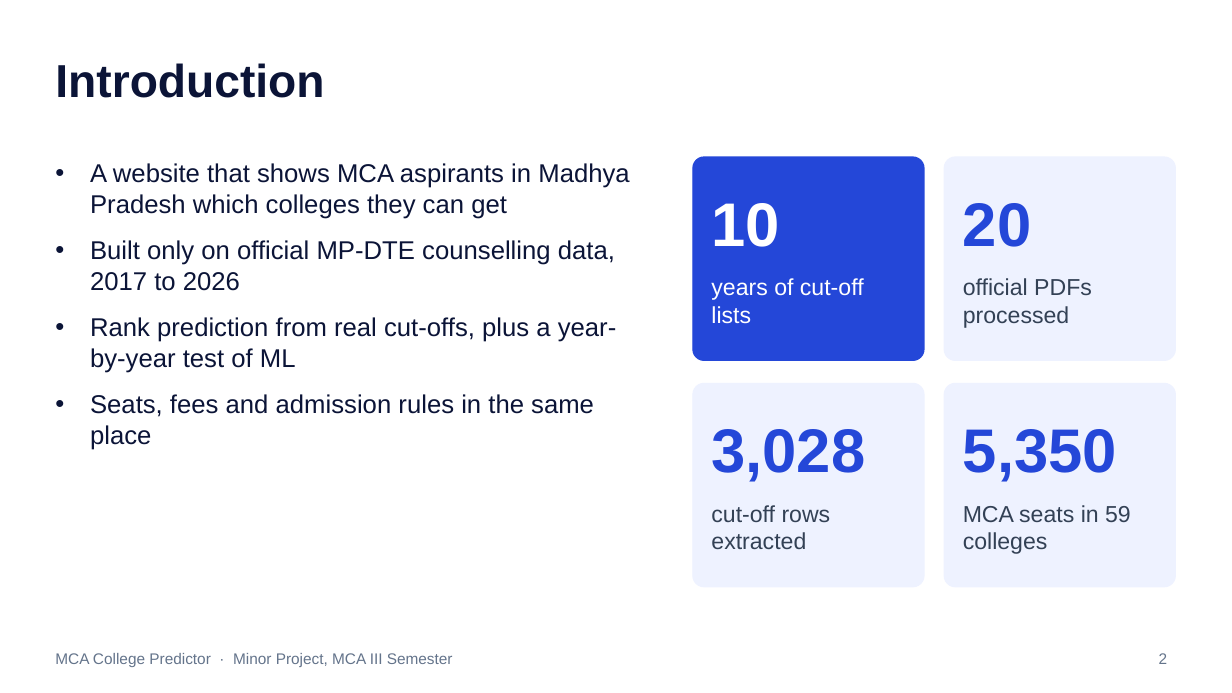
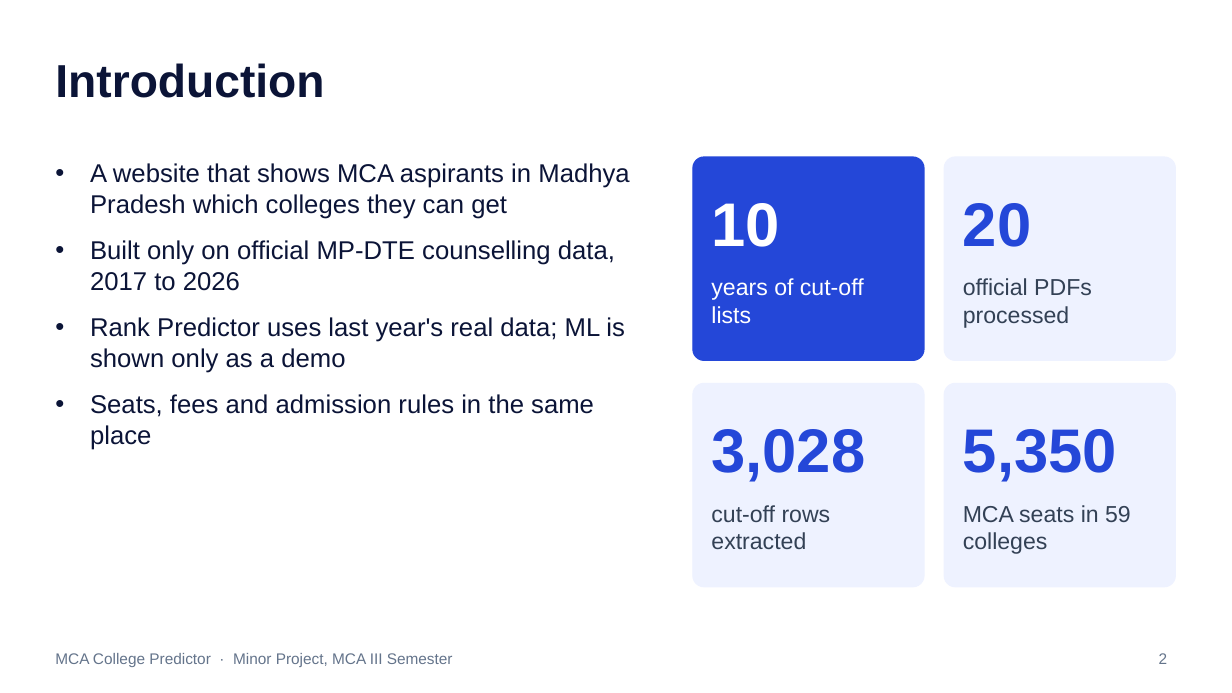
Before and after one commit to i-bhagyashree/mca-college-predictor, a slide deck: slide 2 of presentation/MCA_College_Predictor_Presentation.pptx. Drawn at 1232x693 pixels with LibreOffice and Linux fonts; fonts in the diff are those of the drawing. Boxes give left, top, right and bottom in pixels: in the first picture for what was removed or moved away, otherwise in the second. Text is boxed around its words. In the diff, an @@ line names an element or a change of style, - is before the commit and + after.

Commit message:
Presentation: Rank Predictor result first, ML shown as a demo on every slide

```diff
--- a/presentation/MCA_College_Predictor_Presentation.pptx
+++ b/presentation/MCA_College_Predictor_Presentation.pptx
@@ text at box(90, 317, 625, 373): text changed @@
-• Rank prediction from real cut-offs, plus a year-by-year test of ML
+• Rank Predictor uses last year's real data; ML is shown only as a demo
```
Also in this commit, not shown: 3 other slides changed, 1 other file.
